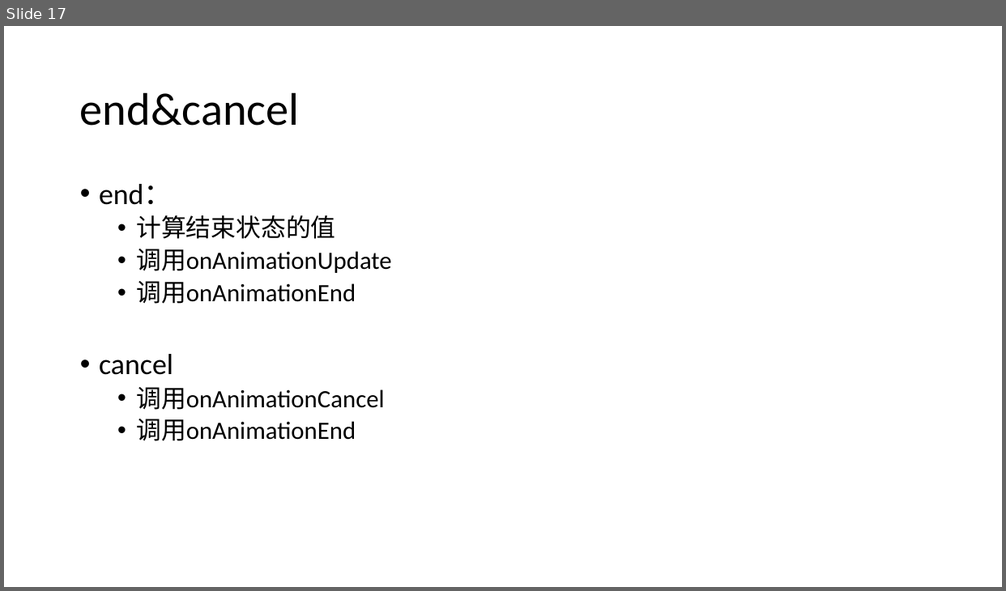
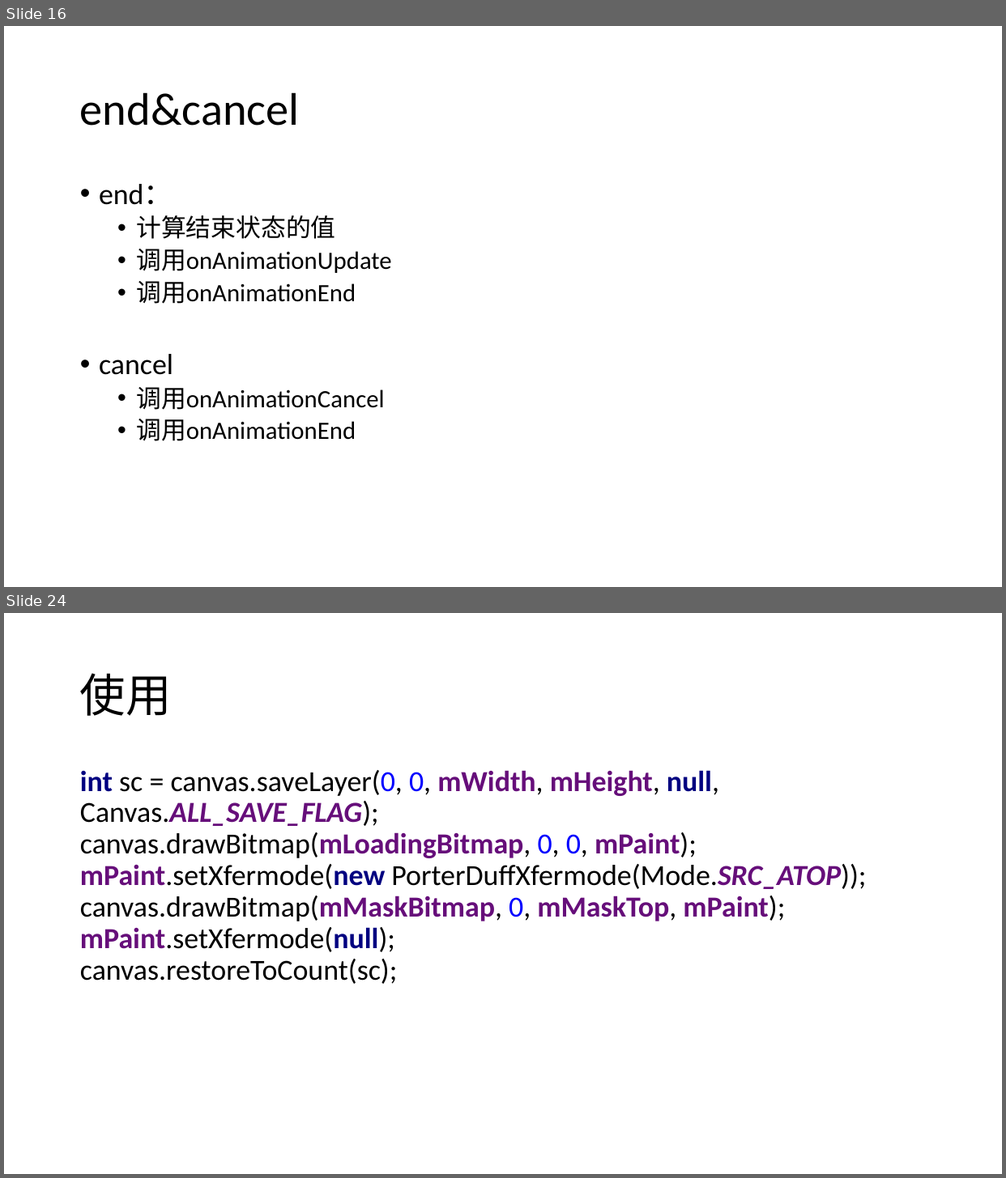
Before and after one commit to hua3505/Share, a slide deck: AnimationSkillShare/动画实用技巧.pptx. Shown one above the other, each under a label of ours: slide 17 before the commit, slides 16 and 24 after it; the slides between them are not shown. The pictures are 1006x591 and 1006x1178 pixels, drawn with LibreOffice and Linux fonts; fonts in the diff are those of the drawing. Boxes give left, top, right and bottom in pixels: in the first picture for what was removed or moved away, otherwise in the second. Text is boxed around its words. In the diff, an @@ line names an element or a change of style, - is before the commit and + after.

```diff
--- a/AnimationSkillShare/动画实用技巧.pptx
+++ b/AnimationSkillShare/动画实用技巧.pptx
@@ slide 24 added at <box>4,613,1002,1174</box>, background #FFFFFF @@
@@ title added at <box>80,673,172,716</box>, 44 pt, text #000000 @@
+使用
@@ text added at <box>80,770,866,984</box>, 28 pt, text #000000 @@
+int sc = canvas.saveLayer(0, 0, mWidth, mHeight, null, Canvas.ALL_SAVE_FLAG);
+canvas.drawBitmap(mLoadingBitmap, 0, 0, mPaint);
+mPaint.setXfermode(new PorterDuffXfermode(Mode.SRC_ATOP));
+canvas.drawBitmap(mMaskBitmap, 0, mMaskTop, mPaint);
+mPaint.setXfermode(null);
+canvas.restoreToCount(sc);
@@ what was slide 17 is now slide 16 @@
```
Also in this commit, not shown: 8 other slides added, 4 slides removed, 15 other files.
